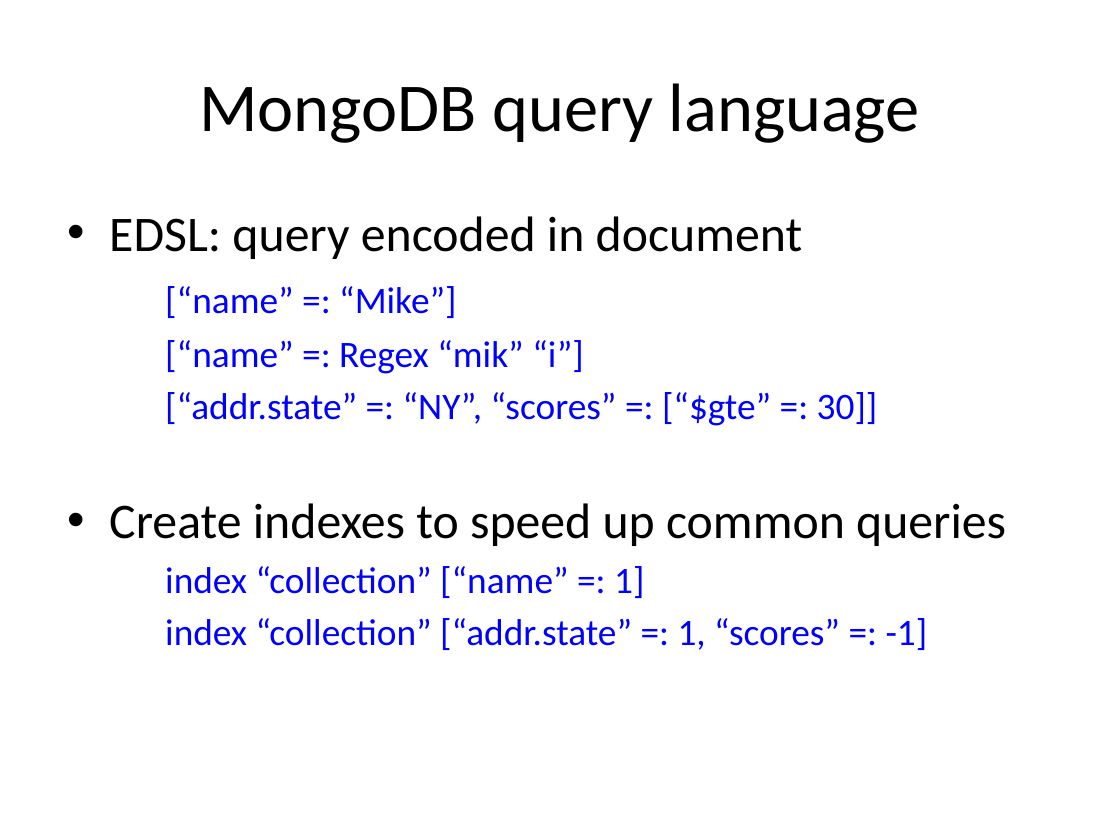
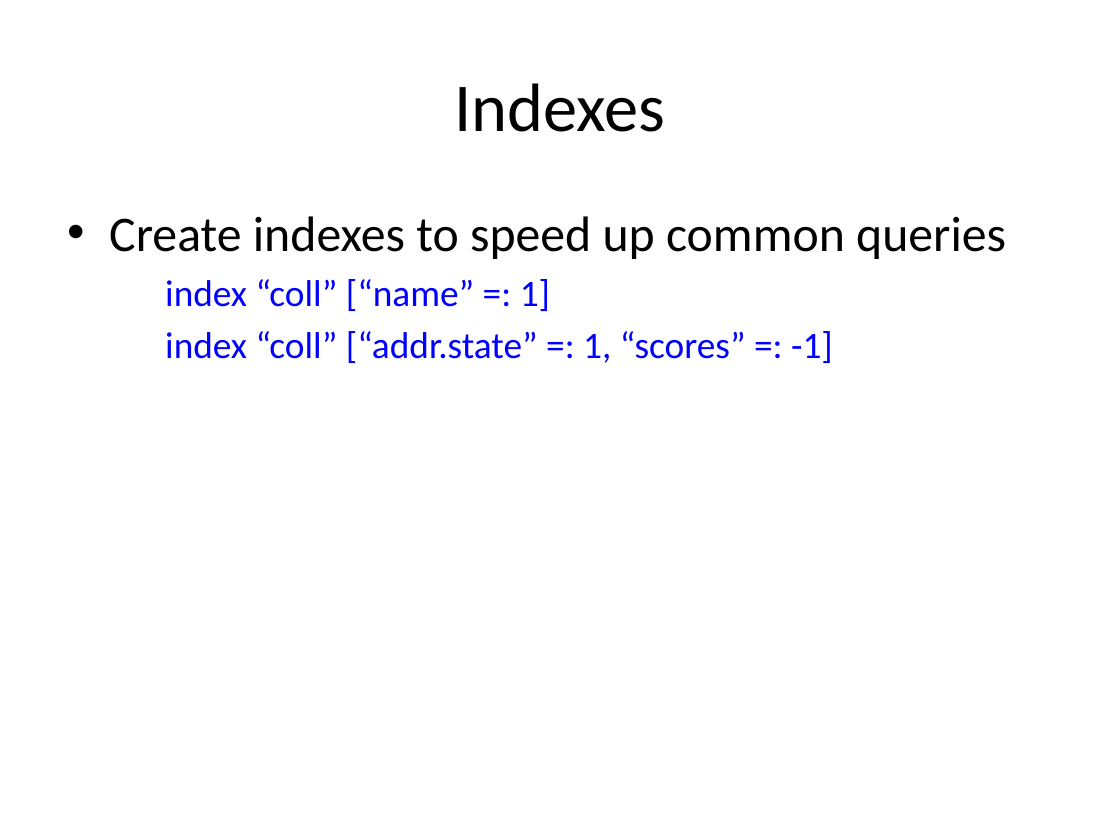
Before and after one commit to mongodb-haskell/mongodb, a slide deck: slide 5 of doc/MongoDBIntro.pptx. Drawn at 1120x840 pixels with LibreOffice and Linux fonts; fonts in the diff are those of the drawing. Boxes give left, top, right and bottom in pixels: in the first picture for what was removed or moved away, otherwise in the second. Text is boxed around its words. In the diff, an @@ line names an element or a change of style, - is before the commit and + after.

```diff
--- a/doc/MongoDBIntro.pptx
+++ b/doc/MongoDBIntro.pptx
@@ title at [454,83,665,132]: text changed @@
-MongoDB query language
+Indexes
@@ text at [109,216,878,426]: paragraphs removed @@
-• EDSL: query encoded in document
-[“name” =: “Mike”]
-[“name” =: Regex “mik” “i”]
-[“addr.state” =: “NY”, “scores” =: [“$gte” =: 30]]
@@ text at [165,279,833,363]: text changed @@
-index “collection” [“name” =: 1]
-index “collection” [“addr.state” =: 1, “scores” =: -1]
+index “coll” [“name” =: 1]
+index “coll” [“addr.state” =: 1, “scores” =: -1]
```
Also in this commit, not shown: 1 slide added, 1 slide removed, 2 other files.
